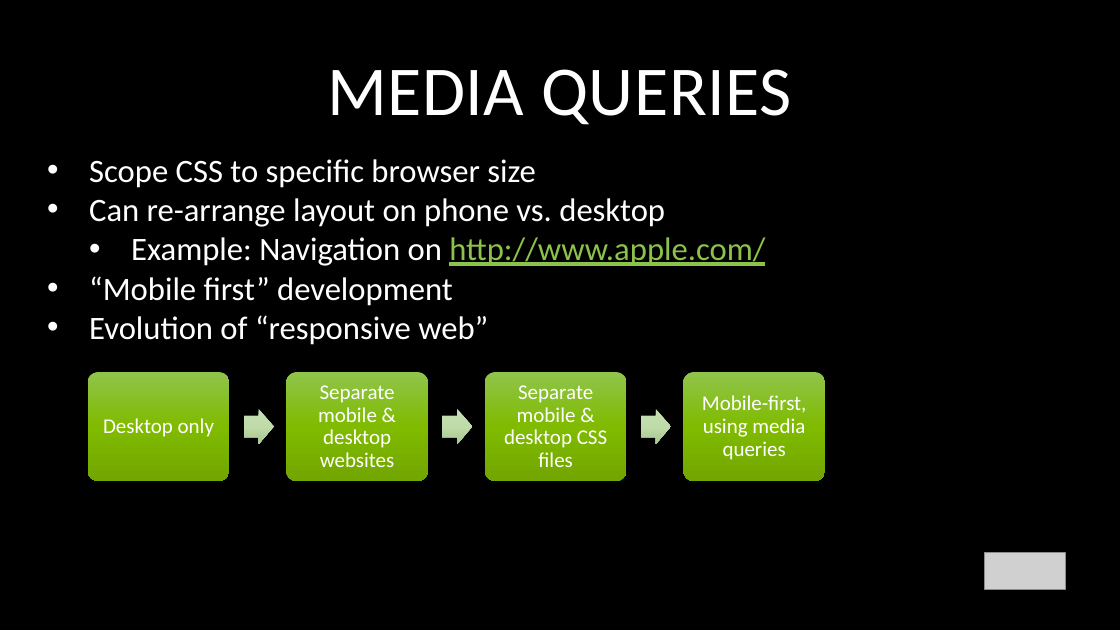
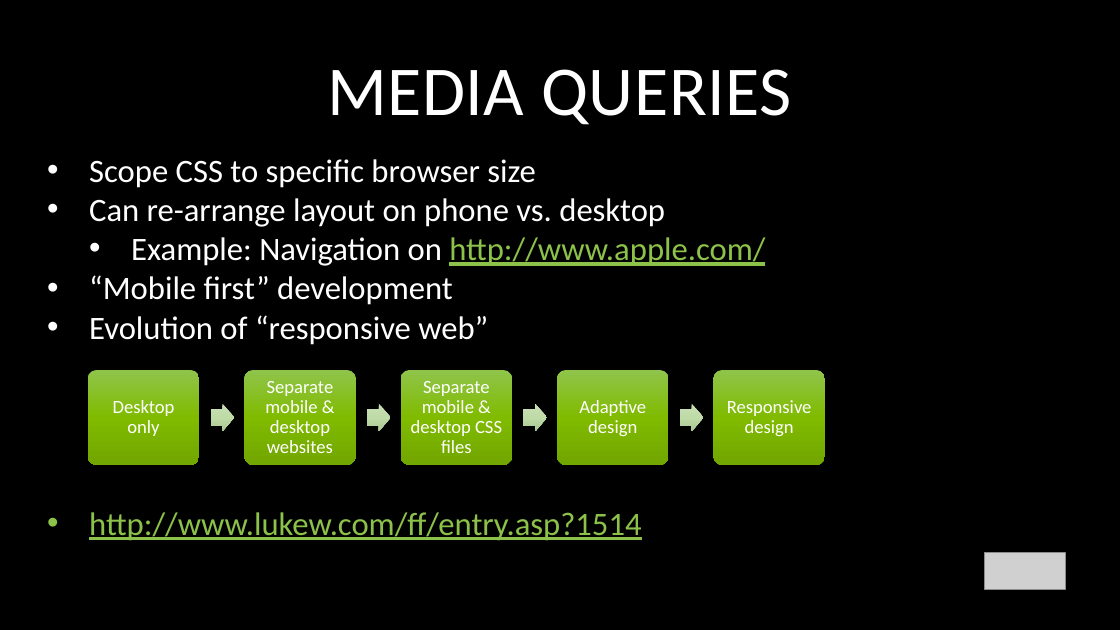
Before and after one commit to glenelkins/front-end-workshop, a slide deck: slide 9 of FEWorkshop-Week3.pptx. Drawn at 1120x630 pixels with LibreOffice and Linux fonts; fonts in the diff are those of the drawing; grey boxes stand for pictures. Boxes give left, top, right and bottom in pixels: in the first picture for what was removed or moved away, otherwise in the second. Text is boxed around its words. In the diff, an @@ line names an element or a change of style, - is before the commit and + after.

```diff
--- a/FEWorkshop-Week3.pptx
+++ b/FEWorkshop-Week3.pptx
@@ rounded rectangle resized from (x1=87, y1=372, x2=229, y2=481) to (x1=87, y1=370, x2=199, y2=465) @@
@@ rounded rectangle resized from (x1=287, y1=372, x2=429, y2=481) to (x1=245, y1=370, x2=356, y2=465) @@
@@ text "Separate mobile & desktop websites" moved from (x1=318, y1=385, x2=395, y2=467) to (x1=265, y1=381, x2=334, y2=453) @@
@@ size 18 to 16 pt in 3 elements at (x1=113, y1=400, x2=175, y2=436), (x1=265, y1=381, x2=334, y2=453), (x1=411, y1=381, x2=502, y2=453) @@
@@ text "Separate mobile & desktop CSS ..." moved from (x1=504, y1=385, x2=607, y2=467) to (x1=411, y1=381, x2=502, y2=453) @@
@@ rounded rectangle resized from (x1=485, y1=372, x2=627, y2=481) to (x1=557, y1=370, x2=669, y2=465) @@
@@ rounded rectangle resized from (x1=683, y1=372, x2=825, y2=481) to (x1=713, y1=370, x2=825, y2=465) @@
@@ right arrow resized from (x1=244, y1=409, x2=274, y2=444) to (x1=211, y1=403, x2=234, y2=431) @@
@@ right arrow resized from (x1=442, y1=409, x2=472, y2=444) to (x1=367, y1=403, x2=391, y2=431) @@
@@ right arrow resized from (x1=641, y1=409, x2=671, y2=444) to (x1=680, y1=403, x2=703, y2=431) @@
@@ text removed at (x1=702, y1=395, x2=807, y2=460) @@
-Mobile-first, using media queries
@@ group added at (x1=401, y1=370, x2=812, y2=465): 2 texts, 1 rounded rectangle, 1 right arrow @@
+Adaptive design
+Responsive design
@@ text at (x1=89, y1=512, x2=641, y2=541): paragraph added @@
+• http://www.lukew.com/ff/entry.asp?1514
```
Also in this commit, not shown: 3 other slides changed, 1 slide removed, 1 other file.
